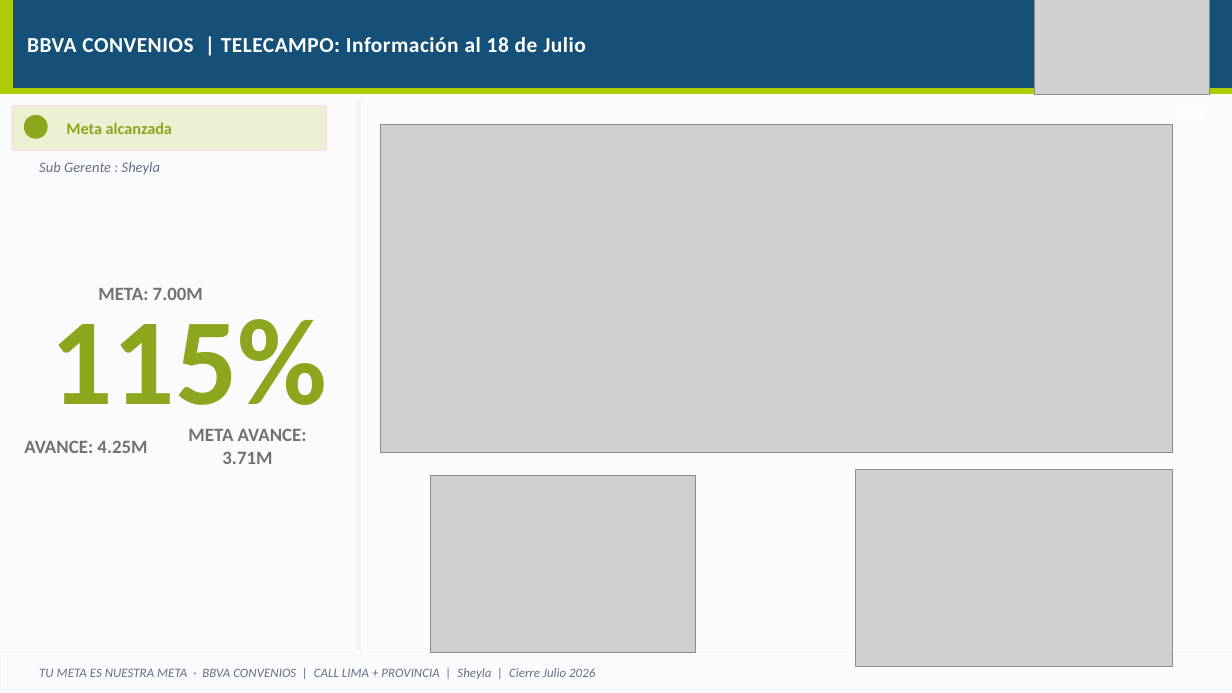
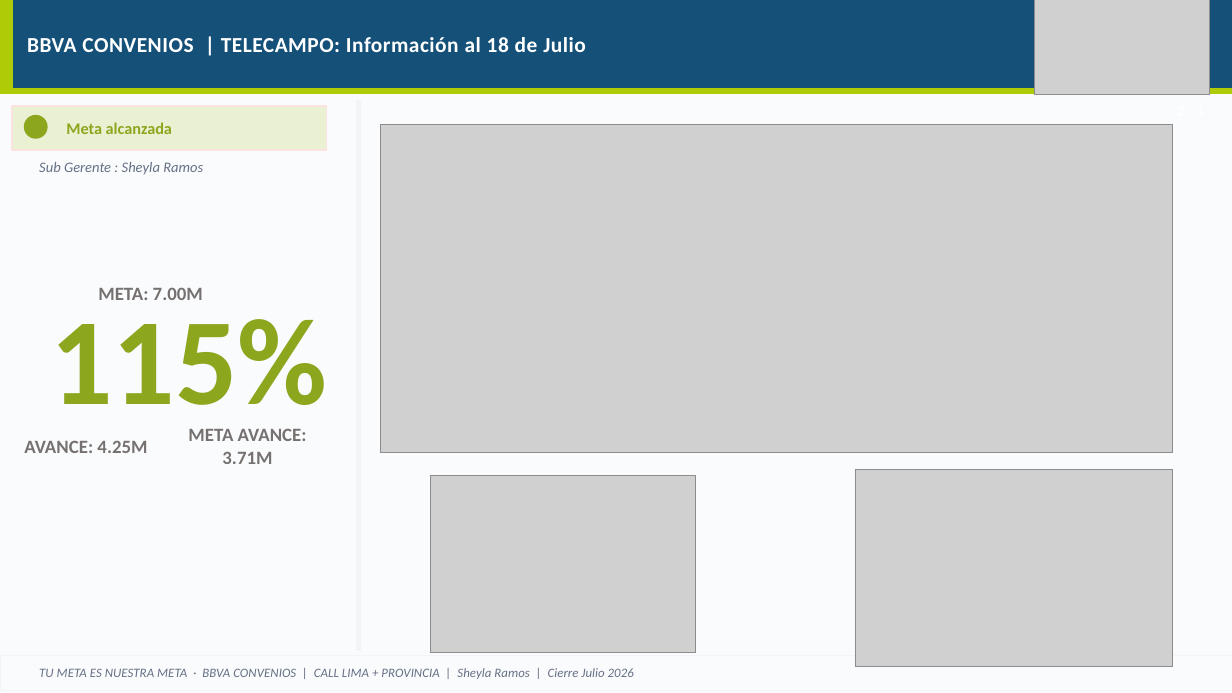
Before and after one commit to piere0405/streamlit_app, a slide deck: slide 39 of plantilla_campanias.pptx. Drawn at 1232x693 pixels with LibreOffice and Linux fonts; fonts in the diff are those of the drawing; grey boxes stand for pictures. Boxes give left, top, right and bottom in pixels: in the first picture for what was removed or moved away, otherwise in the second. Text is boxed around its words. In the diff, an @@ line names an element or a change of style, - is before the commit and + after.

```diff
--- a/plantilla_campanias.pptx
+++ b/plantilla_campanias.pptx
@@ text at <box>39,162,203,174</box>: text changed @@
-Sub Gerente : Sheyla
+Sub Gerente : Sheyla Ramos
@@ text at <box>39,668,634,679</box>: text changed @@
-TU META ES NUESTRA META · BBVA CONVENIOS | CALL LIMA + PROVINCIA | Sheyla | Cierre Julio 2026
+TU META ES NUESTRA META · BBVA CONVENIOS | CALL LIMA + PROVINCIA | Sheyla Ramos | Cierre Julio 2026
```
Also in this commit, not shown: 10 other slides changed, 21 slides added, 5 other files.
